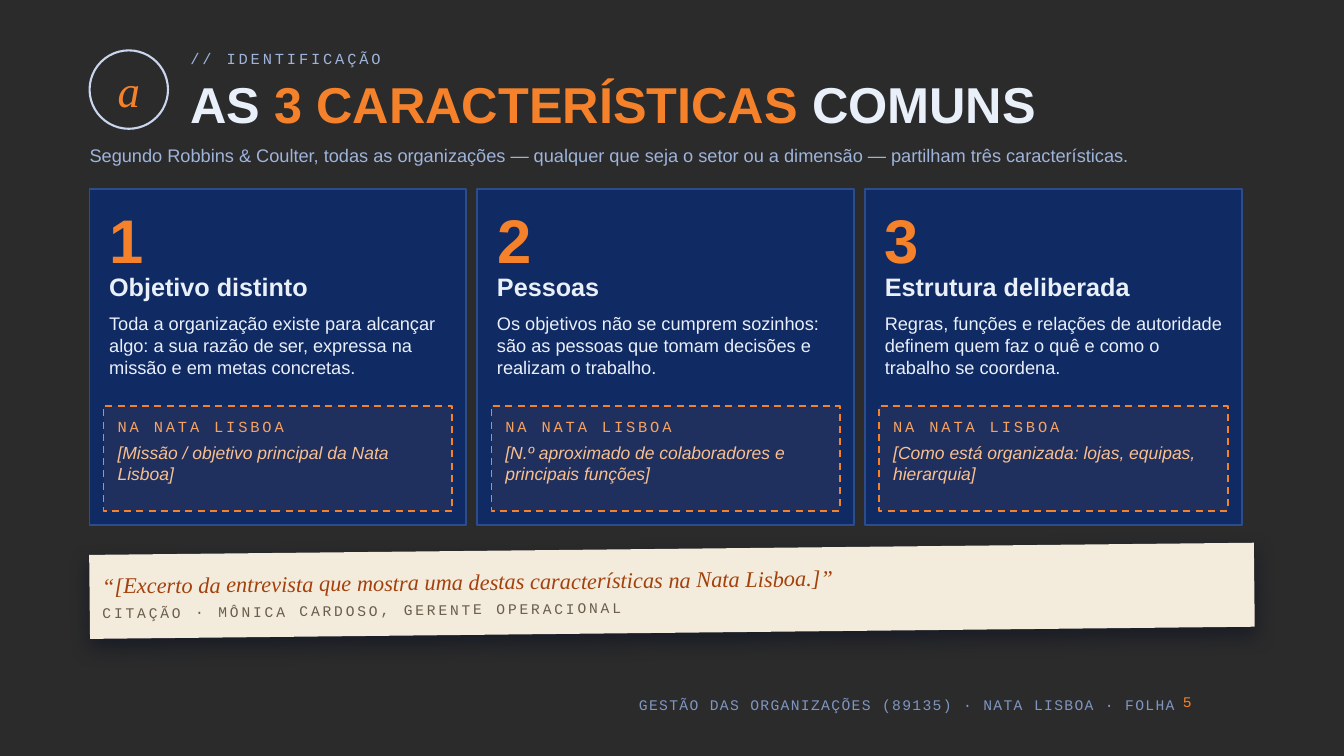
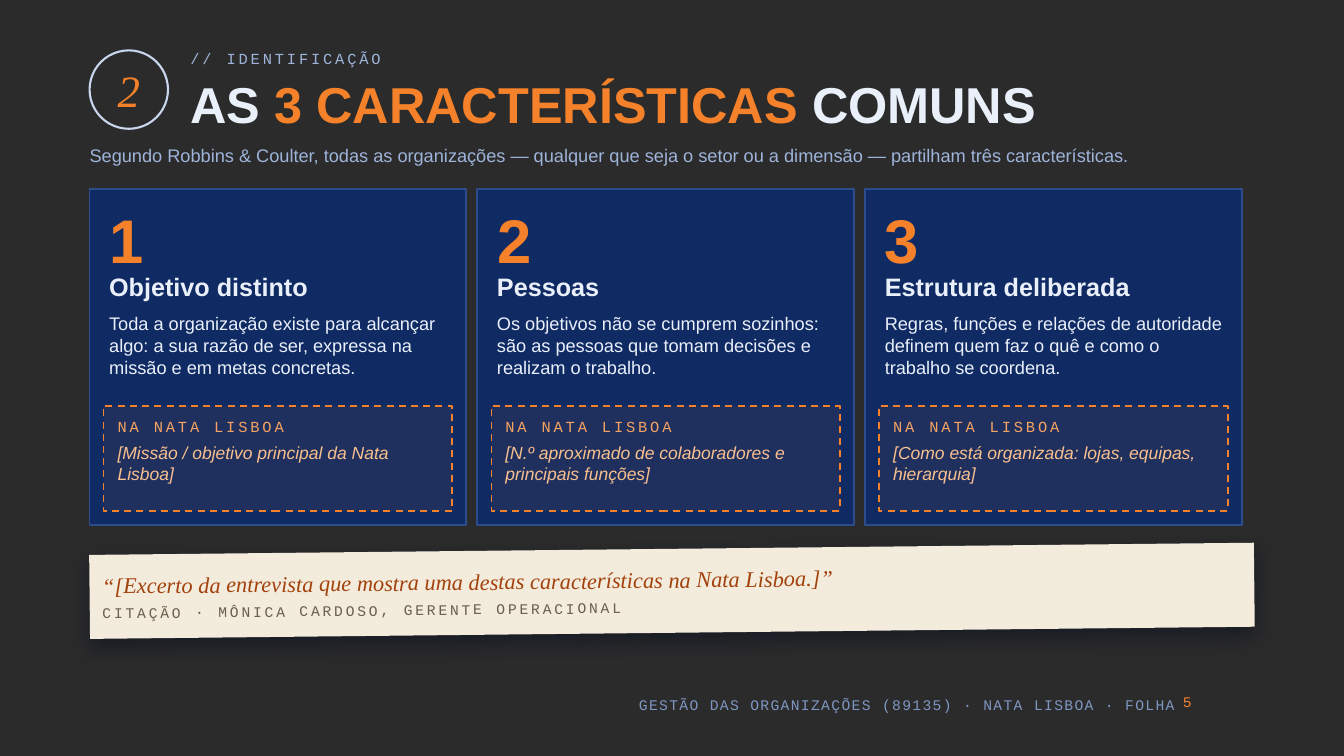
Before and after one commit to kd25gpgdw9-lang/Oceanum, a slide deck: slide 5 of apresentacao-go-89135/Nata_Lisboa_GO_89135.pptx. Drawn at 1344x756 pixels with LibreOffice and Linux fonts; fonts in the diff are those of the drawing; background and template pictures are left out; a plain dark background stands for a picture behind light text. Boxes give left, top, right and bottom in pixels: in the first picture for what was removed or moved away, otherwise in the second. Text is boxed around its words. In the diff, an @@ line names an element or a change of style, - is before the commit and + after.

```diff
--- a/apresentacao-go-89135/Nata_Lisboa_GO_89135.pptx
+++ b/apresentacao-go-89135/Nata_Lisboa_GO_89135.pptx
@@ text at bbox=[118, 77, 140, 107]: text changed @@
-a
+2
```
Also in this commit, not shown: 12 other slides changed, 3 other files.
